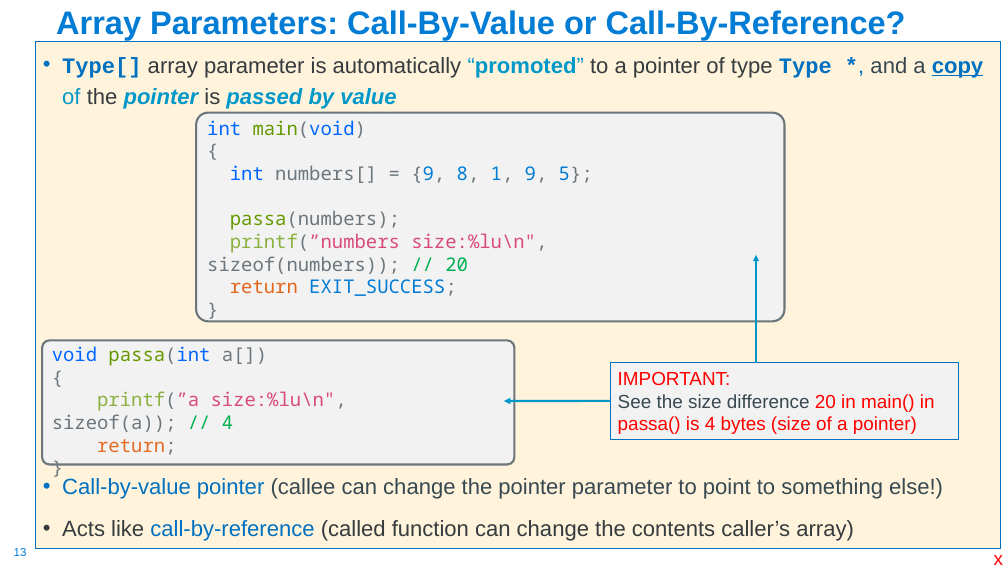
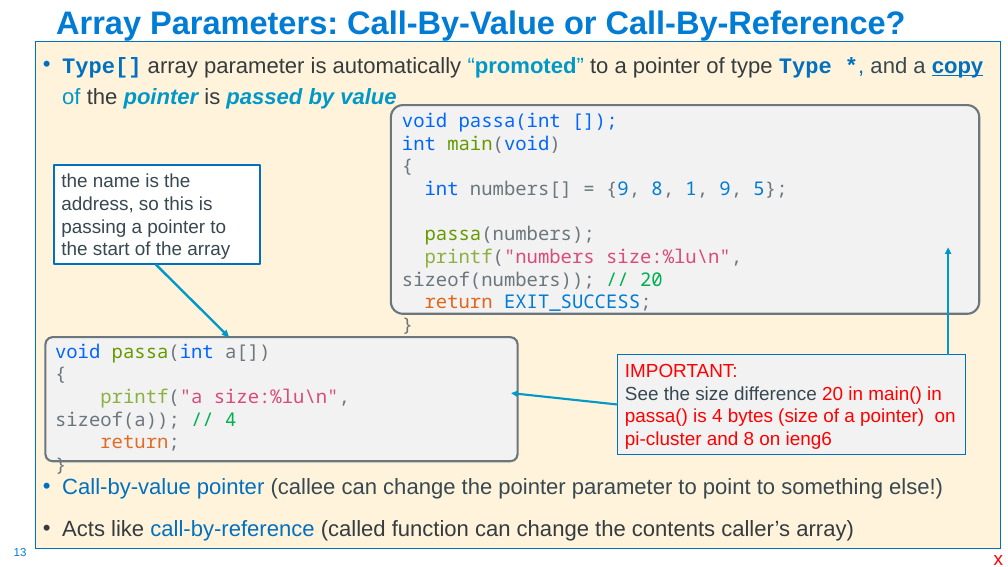
Before and after one commit to cse30-sp24/Muller-Slides, a slide deck: slide 13 of Lecture-7.pptx. Drawn at 1008x567 pixels with LibreOffice and Linux fonts; fonts in the diff are those of the drawing. Boxes give left, top, right and bottom in pixels: in the first picture for what was removed or moved away, otherwise in the second. Text is boxed around its words. In the diff, an @@ line names an element or a change of style, - is before the commit and + after.

```diff
--- a/Lecture-7.pptx
+++ b/Lecture-7.pptx
@@ rounded rectangle "void passa(int []);": place and size @@
-rounded rectangle "void passa(int []);" at (196,113,784,321)
+rounded rectangle "void passa(int []);" at (391,105,979,314)
@@ text in rounded rectangle at (402,112,561,132): paragraph added @@
+void passa(int []);
@@ rectangle added at (54,165,259,264), fill #FFFFFF, outline #0070C0 2 pt, 18 pt, text #384851 @@
+the name is the address, so this is
+passing a pointer to the start of the array
@@ arrow added from (156, 265) to (229, 337), #0098C9 2.25 pt @@
@@ text in rounded rectangle at (402,248,742,289): text changed @@
-printf(”numbers size:%lu\n", sizeof(numbers)); // 20
+printf("numbers size:%lu\n", sizeof(numbers)); // 20
@@ arrow moved from (756, 363) - (756, 255) to (948, 355) - (948, 247) @@
@@ rectangle "IMPORTANT:": place and size @@
-rectangle "IMPORTANT:" at (610,363,959,439)
+rectangle "IMPORTANT:" at (618,355,966,454)
@@ text in rounded rectangle at (55,388,350,429): text changed @@
-printf(”a size:%lu\n", sizeof(a)); // 4
+printf("a size:%lu\n", sizeof(a)); // 4
@@ text in rectangle at (625,386,956,449): text changed @@
-See the size difference 20 in main() in passa() is 4 bytes (size of a pointer)
+See the size difference 20 in main() in passa() is 4 bytes (size of a pointer) on pi-cluster and 8 on ieng6
@@ arrow moved from (610, 401) - (504, 401) to (618, 405) - (511, 393) @@
```
Also in this commit, not shown: 3 other slides changed, 2 other files.
